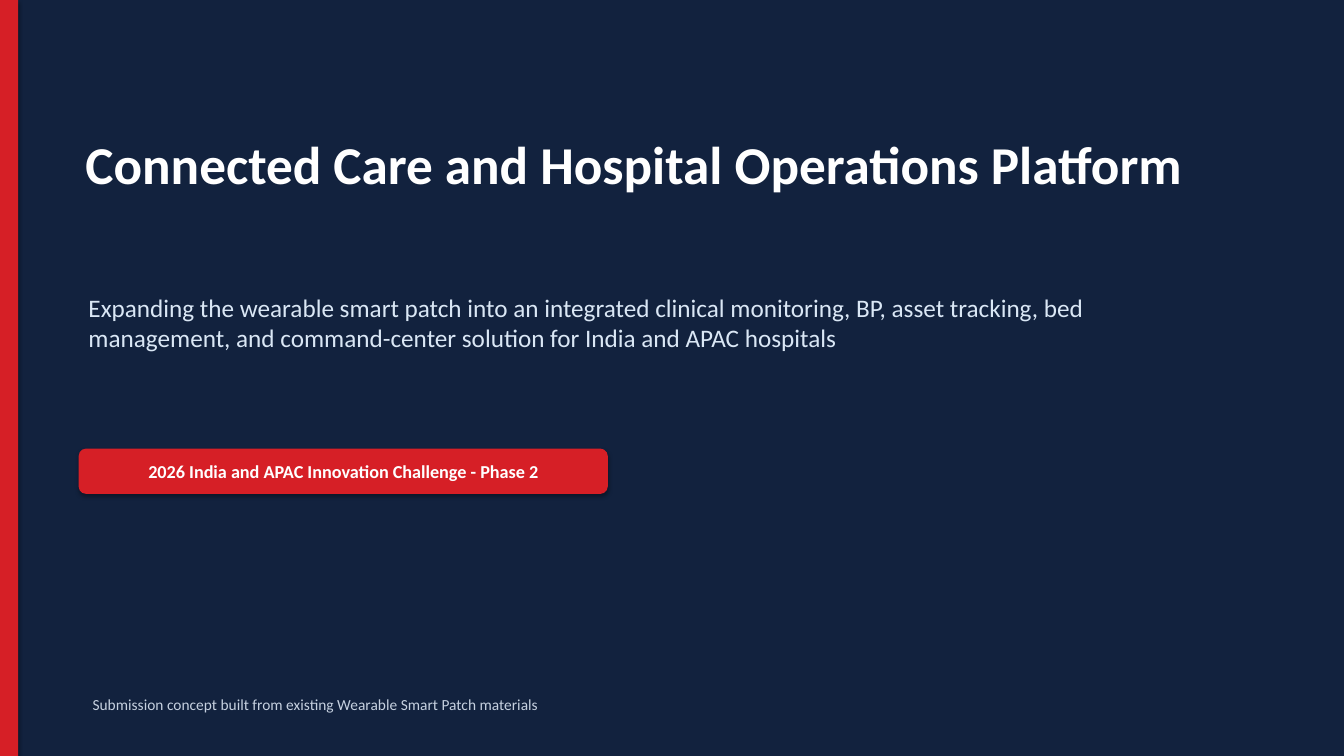
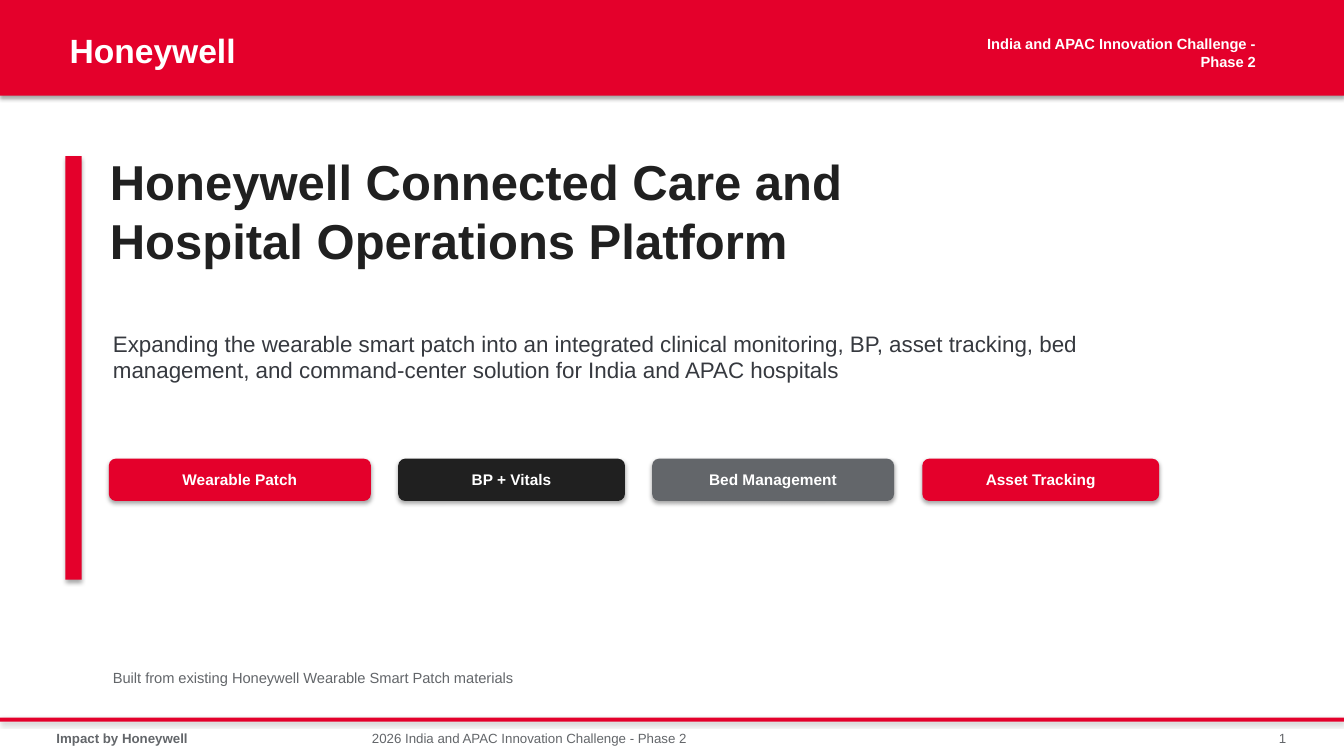
Before and after one commit to shyamnexus/HON_WSP_Innovation_Challenge, a slide deck: slide 1 of India_APAC_Innovation_Challenge_Phase2_Connected_Care_Platform.pptx. Drawn at 1344x756 pixels with LibreOffice and Linux fonts; fonts in the diff are those of the drawing. Boxes give left, top, right and bottom in pixels: in the first picture for what was removed or moved away, otherwise in the second. Text is boxed around its words. In the diff, an @@ line names an element or a change of style, - is before the commit and + after.

```diff
--- a/India_APAC_Innovation_Challenge_Phase2_Connected_Care_Platform.pptx
+++ b/India_APAC_Innovation_Challenge_Phase2_Connected_Care_Platform.pptx
@@ rectangle resized from (x1=0, y1=0, x2=1344, y2=756) to (x1=0, y1=0, x2=1344, y2=96) @@
@@ rectangle at (x1=0, y1=0, x2=1344, y2=96): fill #12223E to #E4002B @@
@@ text added at (x1=70, y1=38, x2=236, y2=70), 24 pt, text #FFFFFF, bold @@
+Honeywell
@@ text added at (x1=987, y1=38, x2=1256, y2=67), 10.5 pt, text #FFFFFF, bold @@
+India and APAC Innovation Challenge - Phase 2
@@ rectangle resized from (x1=0, y1=0, x2=18, y2=756) to (x1=66, y1=156, x2=82, y2=580) @@
@@ rectangle at (x1=66, y1=156, x2=82, y2=580): fill #D61F26 to #E4002B @@
@@ text at (x1=110, y1=164, x2=842, y2=269): text changed; size 38 to 35 pt; font Calibri to Arial; text colour #FFFFFF to #202020 @@
-Connected Care and Hospital Operations Platform
+Honeywell Connected Care and
+Hospital Operations Platform
@@ text "Expanding the wearable smart patch ..." moved from (x1=88, y1=299, x2=1083, y2=352) to (x1=113, y1=335, x2=1076, y2=383) @@
@@ text "Expanding the wearable smart patch ..." at (x1=113, y1=335, x2=1076, y2=383): size 18 to 16 pt, font Calibri to Arial, text colour #DAE7F5 to #36393F @@
@@ rounded rectangle added at (x1=109, y1=459, x2=371, y2=501), fill #E4002B, 11 pt, text #FFFFFF, bold @@
+Wearable Patch
@@ rounded rectangle added at (x1=398, y1=459, x2=625, y2=501), fill #202020, 11 pt, text #FFFFFF, bold @@
+BP + Vitals
@@ rounded rectangle added at (x1=652, y1=459, x2=894, y2=501), fill #63666A, 11 pt, text #FFFFFF, bold @@
+Bed Management
@@ rounded rectangle added at (x1=923, y1=459, x2=1159, y2=501), fill #E4002B, 11 pt, text #FFFFFF, bold @@
+Asset Tracking
@@ text at (x1=113, y1=672, x2=513, y2=686): text changed; size 11 to 10.5 pt; font Calibri to Arial; text colour #C6D1E0 to #63666A @@
-Submission concept built from existing Wearable Smart Patch materials
+Built from existing Honeywell Wearable Smart Patch materials
@@ rectangle added at (x1=0, y1=718, x2=1344, y2=722), fill #E4002B @@
@@ text added at (x1=56, y1=733, x2=188, y2=746), 9.5 pt, text #63666A, bold @@
+Impact by Honeywell
@@ text "2026 India and APAC Innovation ..." moved from (x1=79, y1=449, x2=608, y2=494) to (x1=372, y1=733, x2=686, y2=746) @@
@@ text "2026 India and APAC Innovation ..." at (x1=372, y1=733, x2=686, y2=746): size 13 to 9.5 pt, font Calibri to Arial, text colour #FFFFFF to #63666A, bold off; alignment centre to left; vertical alignment middle to top; fill #D61F26 to none; shadow off @@
@@ text added at (x1=1279, y1=734, x2=1286, y2=743), 9.5 pt, text #63666A @@
+1
```
Also in this commit, not shown: 13 other slides changed, 1 other file.
